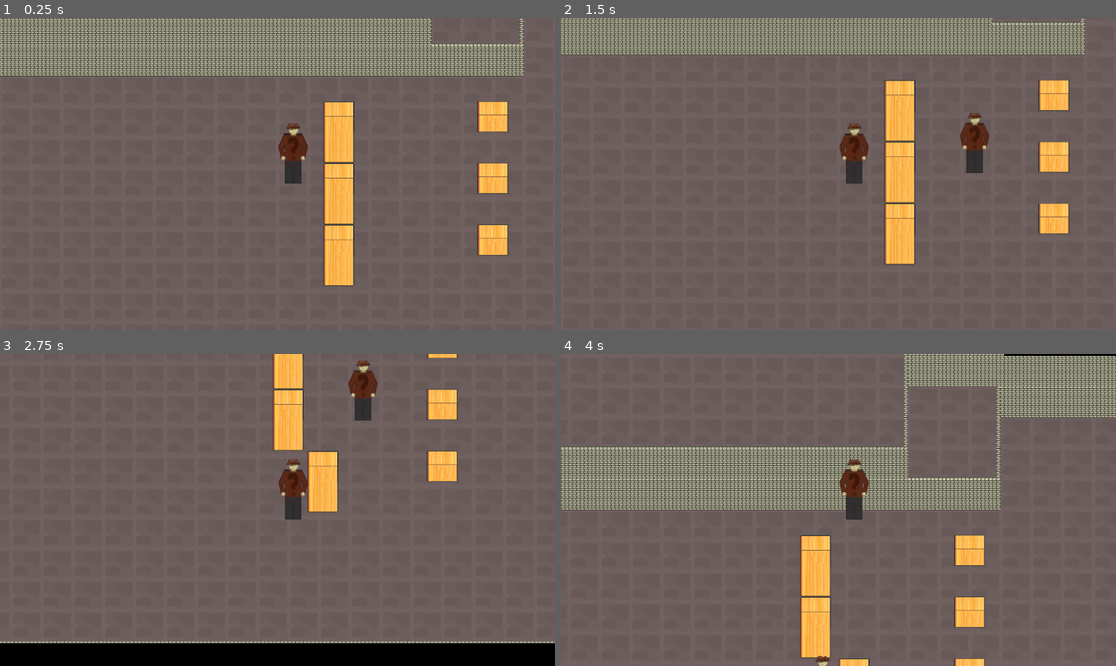
Above: before the commit, frames 1-4 (two rows, left to right).
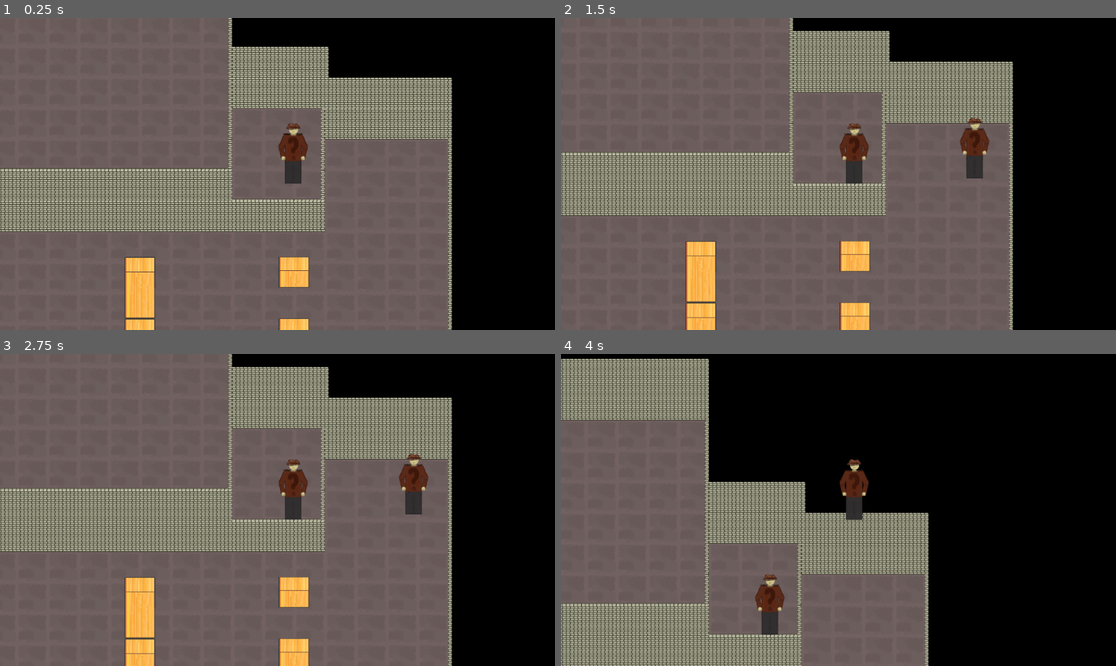
Above: after the commit, the same moments.

Repository: Alexxx180/Desert-Rage-2
Game: Godot game, scene res://assets/scenes/levels/caves/origin.tscn
Two runs of this game, one before a commit and one after it. Both use one fixed random seed, a clock stepped at 60 frames per second and the inputs below.
Inputs:
- Up to frame 1 (0.25 s): no input
- Up to frame 2 (1.5 s): tap Enter at 0.5 s; hold D (right) 0.53-1.28 s; hold Shift (run) 0.53-1.28 s; hold Down (backward) from 1.28 s (still down); tap Ctrl (select) at 1.35 s
- Up to frame 3 (2.75 s): release Down (backward) at 2.03 s; hold D (right) from 2.03 s (still down); hold Shift (run) from 2.03 s (still down)
- Up to frame 4 (4 s): release D (right) at 2.78 s; release Shift (run) at 2.78 s; hold Up (forward) 2.78-3.53 s; tap Ctrl (select) at 2.85 s; hold Left (left) from 3.53 s (still down); hold Shift (run) from 3.53 s (still down)

The runs differ from the first frame. In frame 1, 51% of the frame differs, in the area x 0-100%, y 0-100%; in frame 2, 45%; in frame 3, 45%; in frame 4, 73%.

Commit message:
first horizontal jumps platforming mechanic

Diff:
--- a/assets/scenes/actors/player/ray/hero.tscn
+++ b/assets/scenes/actors/player/ray/hero.tscn
@@ -11,7 +11,7 @@
 
 [node name="ray" type="CharacterBody2D"]
 collision_layer = 4
-collision_mask = 3
+collision_mask = 0
 script = ExtResource("1_tbrg2")
 
 [node name="view" type="Sprite2D" parent="."]
--- a/assets/scenes/levels/caves/origin.tscn
+++ b/assets/scenes/levels/caves/origin.tscn
@@ -30,7 +30,7 @@
 layer_2/tile_data = PackedInt32Array(2883695, 3, 65536, 3014767, 3, 65536, 3145839, 3, 65536, 2949226, 3, 131072, 3080298, 3, 131072, 3211370, 3, 131072)
 
 [node name="group" parent="." instance=ExtResource("2_bvmv4")]
-position = Vector2(6721, 2955)
+position = Vector2(7134, 2632)
 
 [node name="floors" type="Node2D" parent="."]
 
--- a/assets/systems/input/character/platforming.gd
+++ b/assets/systems/input/character/platforming.gd
@@ -7,16 +7,17 @@
 
 func coordinate(allowed: Array[String], distance: int = 128):
 	directions = allowed
+	print("SET, ", distance)
 	far = distance
 
 func jump():
 	var x: float = Input.get_axis("left", "right")
 	var y: float = Input.get_axis("forward", "backward")
-	print("POSITION: ", Vector2(x, y) * far)
+	print("POSITION: ", far)
 	hero.position += Vector2(x, y) * far
 	print("JUMPED!")
 
 func _input(_event):
 	for direction in directions:
 		print("JUMPED? ", direction)
-		if Input.is_action_pressed(direction): jump()
+		if Input.is_action_just_pressed(direction): jump()
--- a/assets/systems/input/platforming/ledge.gd
+++ b/assets/systems/input/platforming/ledge.gd
@@ -33,6 +33,8 @@
 	if _is_floor(body):
 		climb_floor(body.F)
 	elif is_same_floor():
+		print("IS ON THE PLATFORM")
+		var directions: Array[String] = [direction]
 		body.to_platforming()
-		body.platforming.jump() # direction
+		body.platforming.coordinate(directions)
 	#print("STEP")
--- a/assets/systems/input/platforming/platform.gd
+++ b/assets/systems/input/platforming/platform.gd
@@ -17,4 +17,4 @@
 			ledge.add_direction(directions)
 
 		body.to_platforming()
-		body.platforming.directions = directions
+		body.platforming.coordinate(directions)
--- a/assets/systems/input/push/push.gd
+++ b/assets/systems/input/push/push.gd
@@ -17,5 +17,4 @@
 
 func _ready():
 	subject = get_node(base)
-	print("NAMEEE ", get_node(form).name)
 	geometry = get_node(form)
